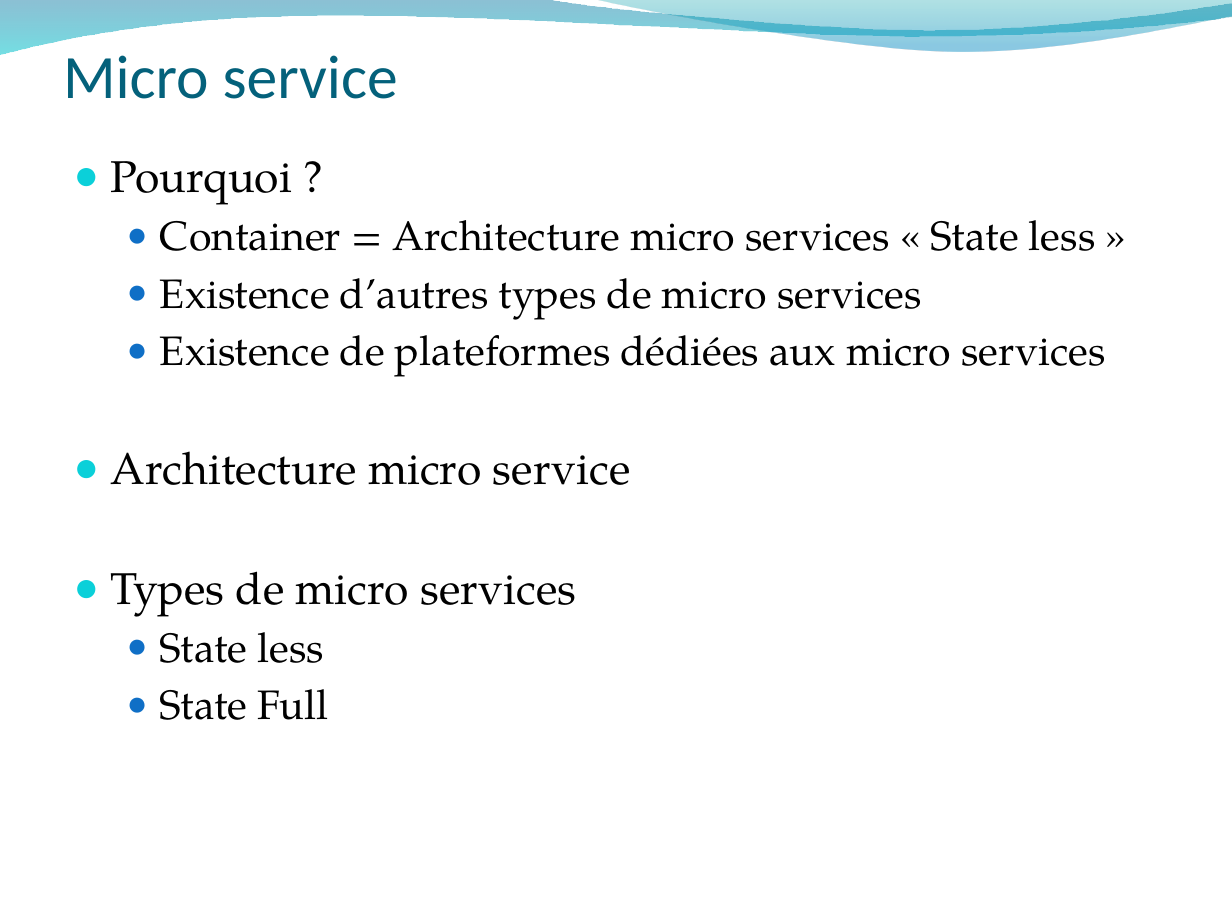
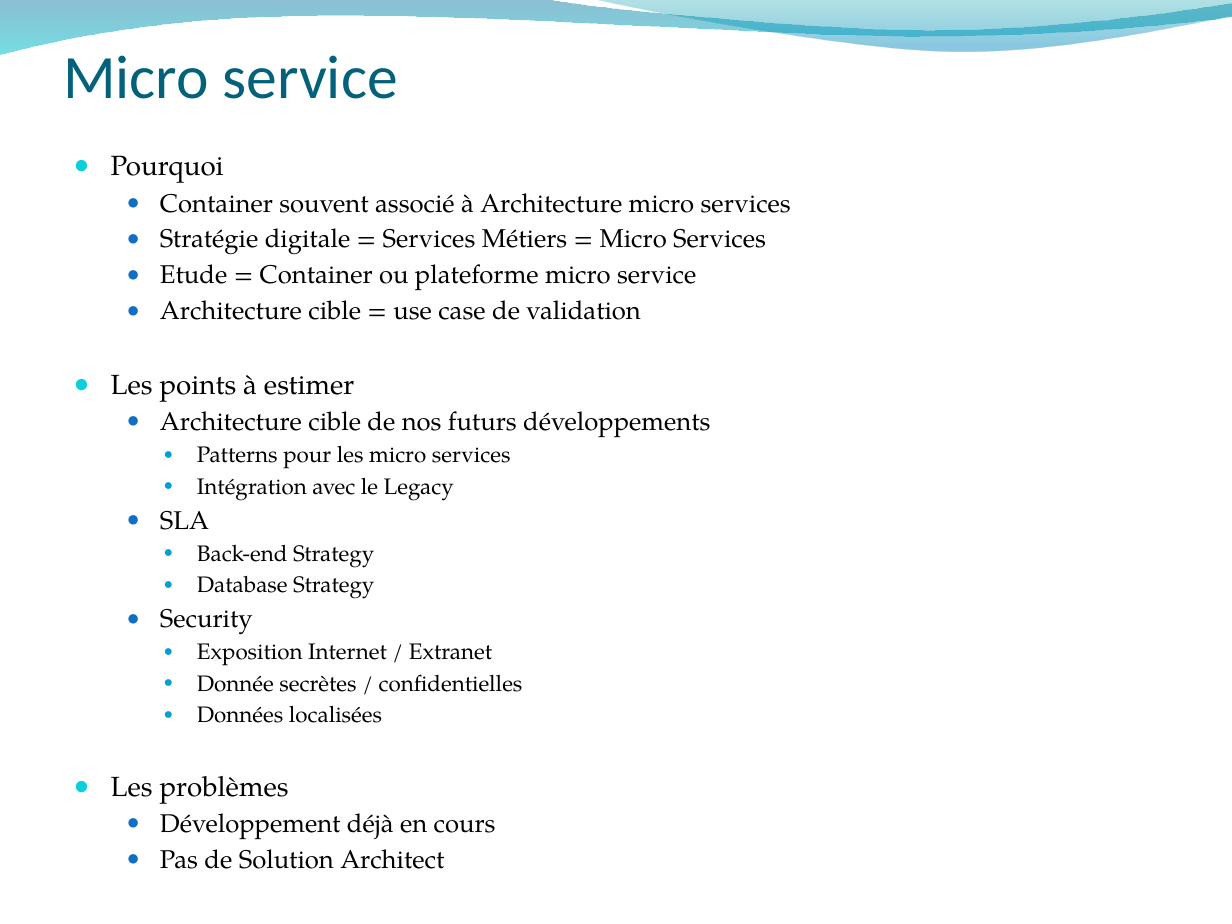
Before and after one commit to ygo74/microsvc, a slide deck: slide 5 of Documentation/Container Architecture.pptx. Drawn at 1232x924 pixels with LibreOffice and Linux fonts; fonts in the diff are those of the drawing; background and template pictures are left out. Boxes give left, top, right and bottom in pixels: in the first picture for what was removed or moved away, otherwise in the second. Text is boxed around its words. In the diff, an @@ line names an element or a change of style, - is before the commit and + after.

Commit message:
update

```diff
--- a/Documentation/Container Architecture.pptx
+++ b/Documentation/Container Architecture.pptx
@@ text at [111, 155, 791, 869]: text changed; size 24 to 15 pt @@
-● Pourquoi ?
-  ● Container = Architecture micro services « State less »
-  ● Existence d’autres types de micro services
-  ● Existence de plateformes dédiées aux micro services
-● Architecture micro service
-● Types de micro services
-  ● State less
-  ● State Full
+● Pourquoi
+  ● Container souvent associé à Architecture micro services
+  ● Stratégie digitale = Services Métiers = Micro Services
+  ● Etude = Container ou plateforme micro service
+  ● Architecture cible = use case de validation
+● Les points à estimer
+  ● Architecture cible de nos futurs développements
+    ● Patterns pour les micro services
+    ● Intégration avec le Legacy
+  ● SLA
+    ● Back-end Strategy
+    ● Database Strategy
+  ● Security
+    ● Exposition Internet / Extranet
+    ● Donnée secrètes / confidentielles
+    ● Données localisées
+● Les problèmes
+  ● Développement déjà en cours
+  ● Pas de Solution Architect
```
Also in this commit, not shown: 2 other slides changed, 7 slides added.
